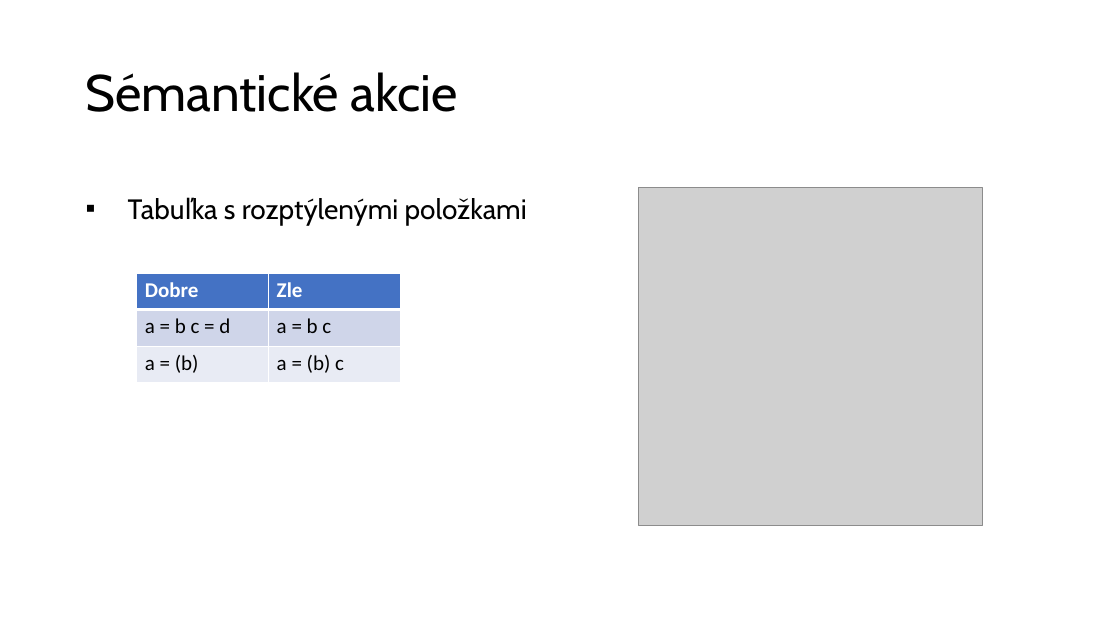
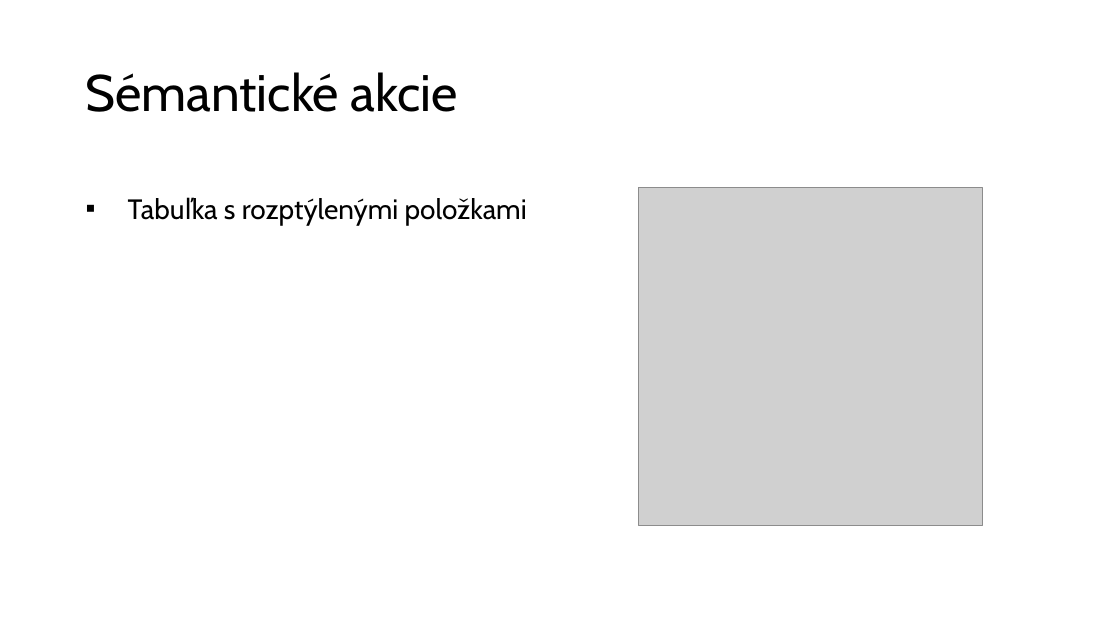
Before and after one commit to AndreiShchepa/BUT_COMPILER_2021, a slide deck: slide 6 of documentation/Presentation.pptx. Drawn at 1120x630 pixels with LibreOffice and Linux fonts; fonts in the diff are those of the drawing; grey boxes stand for pictures. Boxes give left, top, right and bottom in pixels: in the first picture for what was removed or moved away, otherwise in the second. Text is boxed around its words. In the diff, an @@ line names an element or a change of style, - is before the commit and + after.

```diff
--- a/documentation/Presentation.pptx
+++ b/documentation/Presentation.pptx
@@ table removed at <box>136,273,400,383</box>, 3 rows, 2 columns @@
-Dobre | Zle
-a = b c = d | a = b c
-a = (b) | a = (b) c
```
Also in this commit, not shown: 1 other slide changed, 4 other files.
